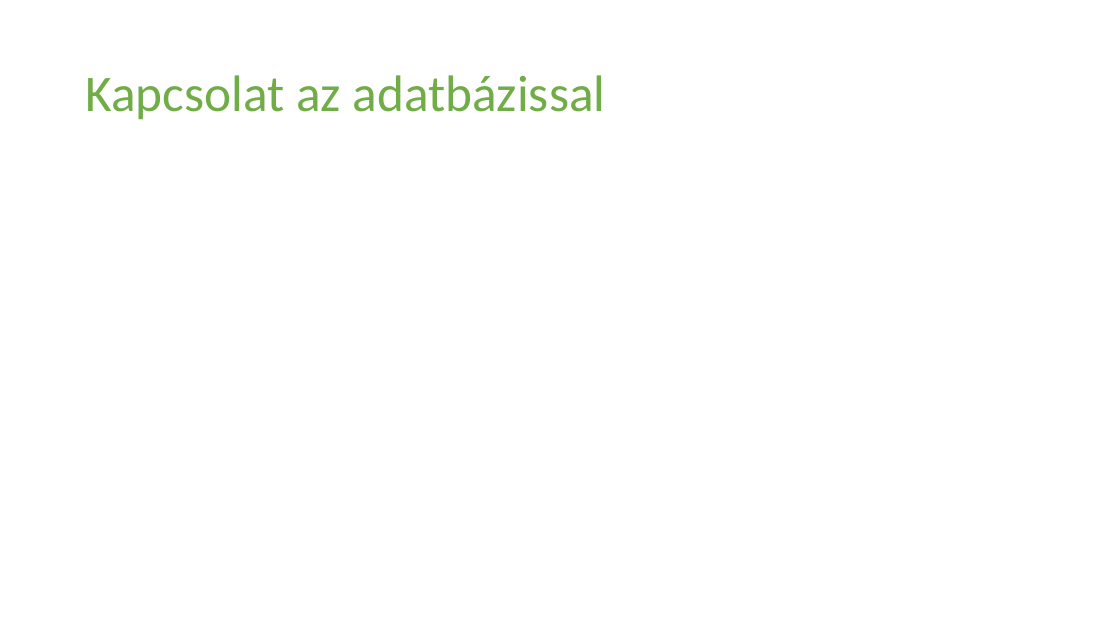
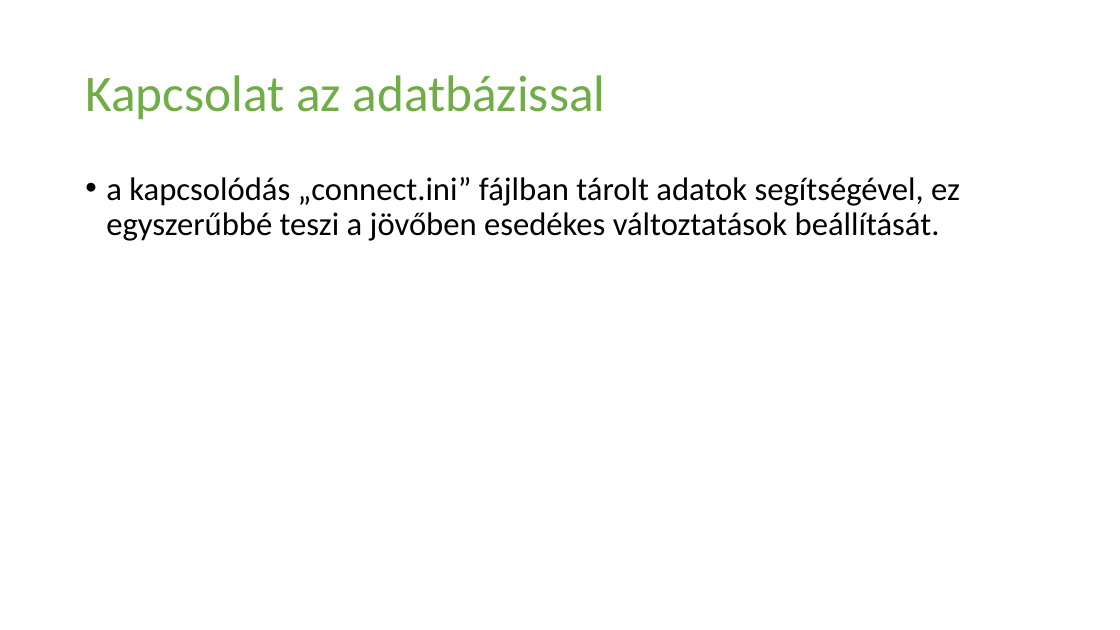
Before and after one commit to fedorbenjamin02/Vizsgaremek2024, a slide deck: slide 18 of Mellékletek/Prezentáció/Frissfutár_prezentáció.pptx (slide 21 before the commit). Drawn at 1120x630 pixels with LibreOffice and Linux fonts; fonts in the diff are those of the drawing. Boxes give left, top, right and bottom in pixels: in the first picture for what was removed or moved away, otherwise in the second. Text is boxed around its words. In the diff, an @@ line names an element or a change of style, - is before the commit and + after.

```diff
--- a/Mellékletek/Prezentáció/Frissfutár_prezentáció.pptx
+++ b/Mellékletek/Prezentáció/Frissfutár_prezentáció.pptx
@@ text added at [106, 177, 960, 241], 28 pt, text #000000 @@
+• a kapcsolódás „connect.ini” fájlban tárolt adatok segítségével, ez egyszerűbbé teszi a jövőben esedékes változtatások beállítását.
```
Also in this commit, not shown: 12 other slides changed, 9 slides added, 11 slides removed.
